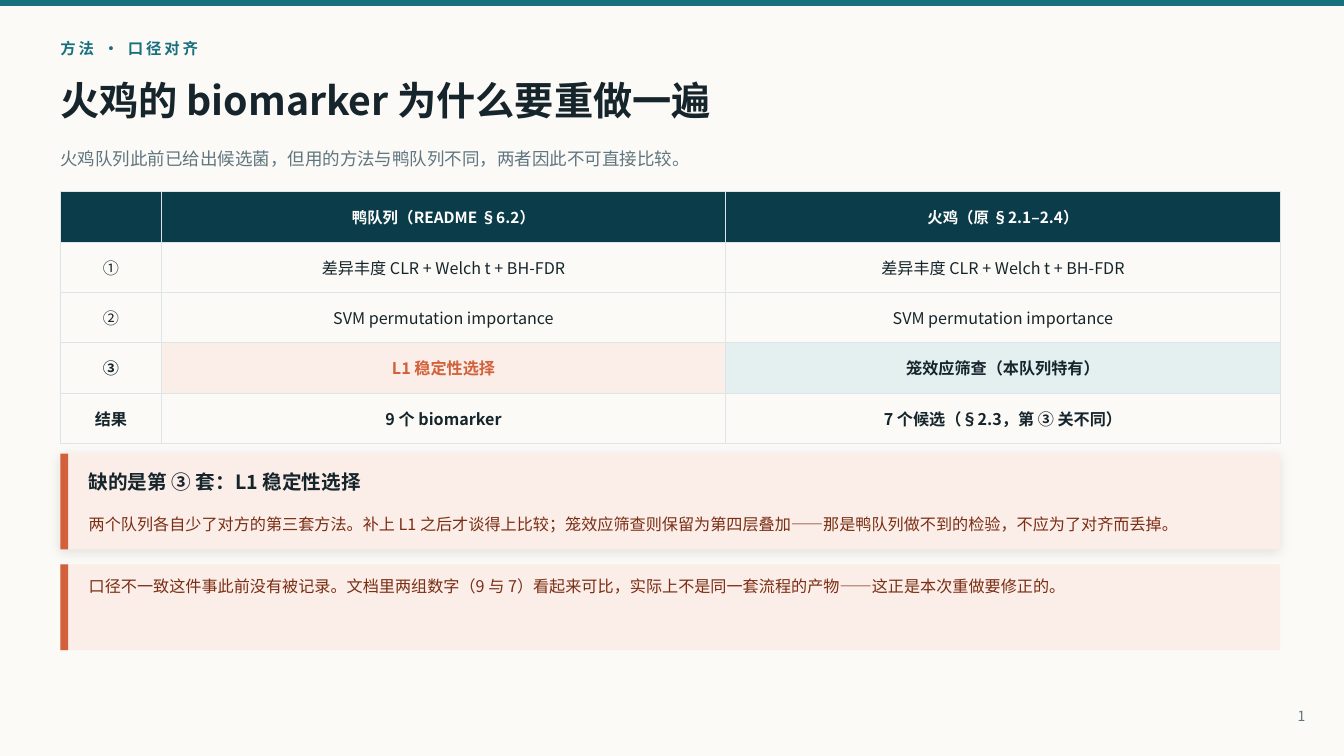
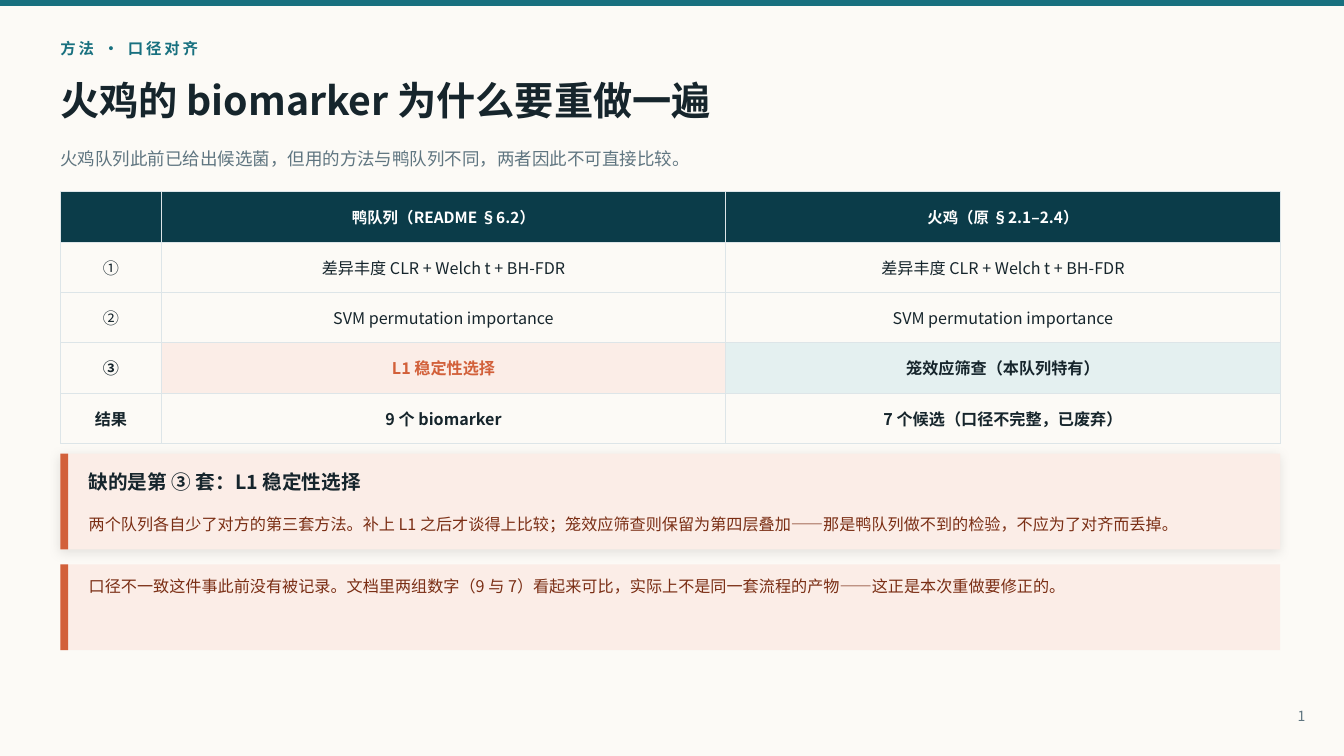
Before and after one commit to pengsihua2023/Christina-machine-learning-project, a slide deck: slide 1 of slides/Turkey_Biomarkers_CH.pptx. Drawn at 1344x756 pixels with LibreOffice and Linux fonts; fonts in the diff are those of the drawing. Boxes give left, top, right and bottom in pixels: in the first picture for what was removed or moved away, otherwise in the second. Text is boxed around its words. In the diff, an @@ line names an element or a change of style, - is before the commit and + after.

```diff
--- a/slides/Turkey_Biomarkers_CH.pptx
+++ b/slides/Turkey_Biomarkers_CH.pptx
@@ table at [60,192,1280,431] @@
-row 5, column 3: 7 个候选（§2.3，第 ③ 关不同）
+row 5, column 3: 7 个候选（口径不完整，已废弃）
```
Also in this commit, not shown: 1 other slide changed, 6 other files.
